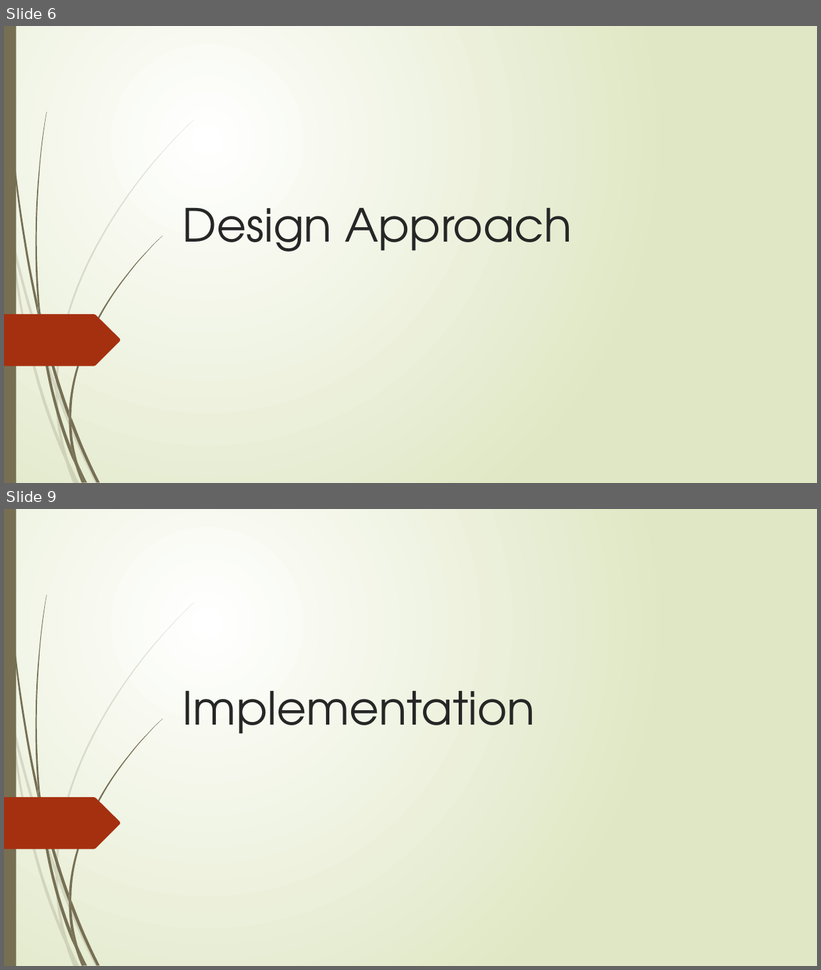
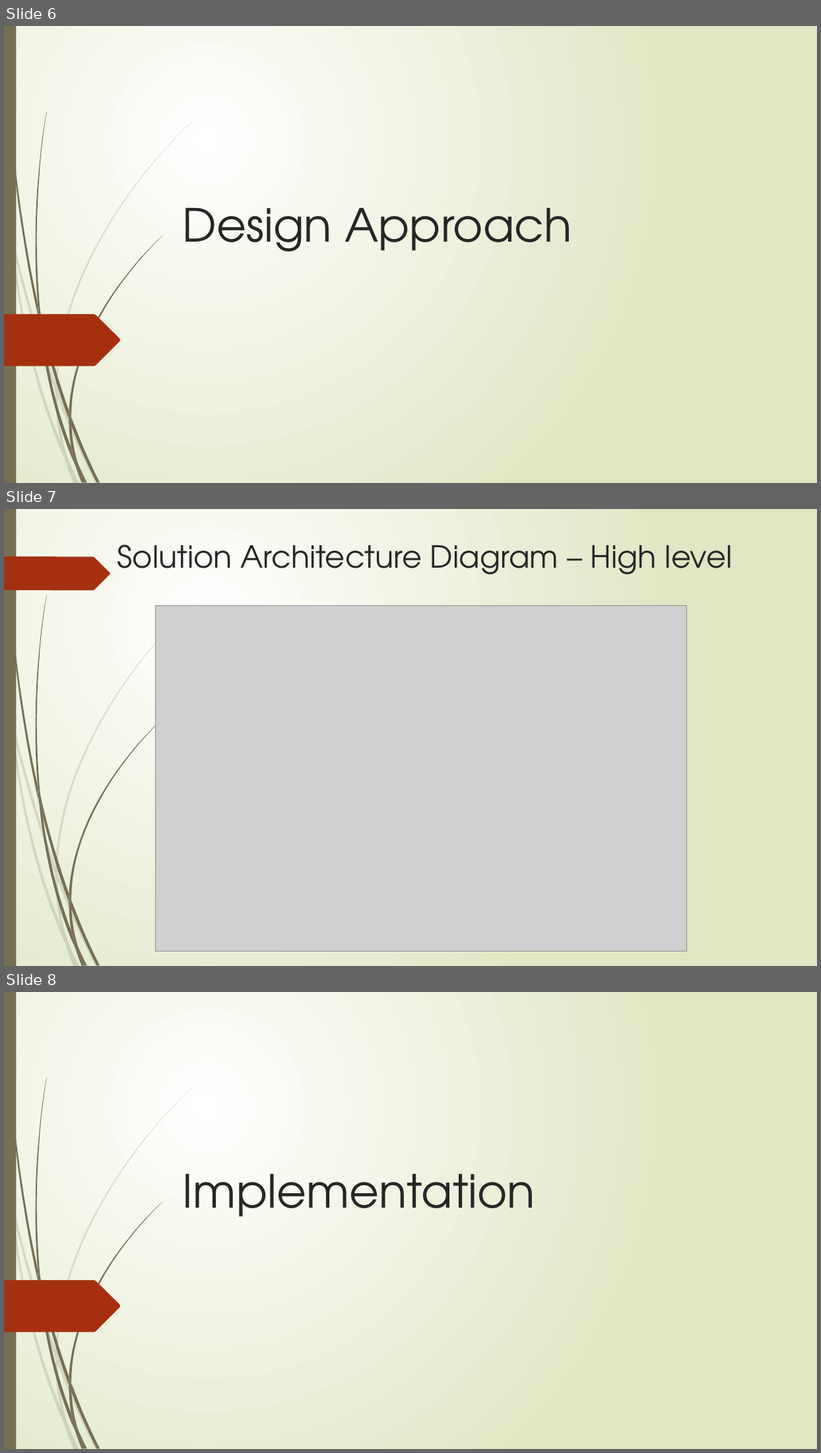
Before and after one commit to sureshcs0524/PythonProjects, a slide deck: Invoice Matching Application .pptx. Shown one above the other, each under a label of ours: slides 6 and 9 before the commit, slides 6, 7 and 8 after it; the slides between them are not shown. The pictures are 821x970 and 821x1453 pixels, drawn with LibreOffice and Linux fonts; fonts in the diff are those of the drawing; grey boxes stand for pictures. Boxes give left, top, right and bottom in pixels: in the first picture for what was removed or moved away, otherwise in the second. Text is boxed around its words. In the diff, an @@ line names an element or a change of style, - is before the commit and + after.

```diff
--- a/Invoice Matching Application .pptx
+++ b/Invoice Matching Application .pptx
@@ slide 7 added at [4, 509, 817, 966], background gradient #FFFFFF to #DFE8C4; not listed: 23 template elements that a slide beside it also shows @@
@@ title added at [118, 545, 733, 574], 36 pt, text #262626 @@
+Solution Architecture Diagram – High level
@@ freeform shape added at [4, 557, 110, 590], fill #A53010 @@
@@ picture added at [155, 605, 686, 952] @@
@@ what was slide 9 is now slide 8 @@
```
Also in this commit, not shown: 8 slides changed, 4 other slides added, 4 slides removed, 1 other file.
